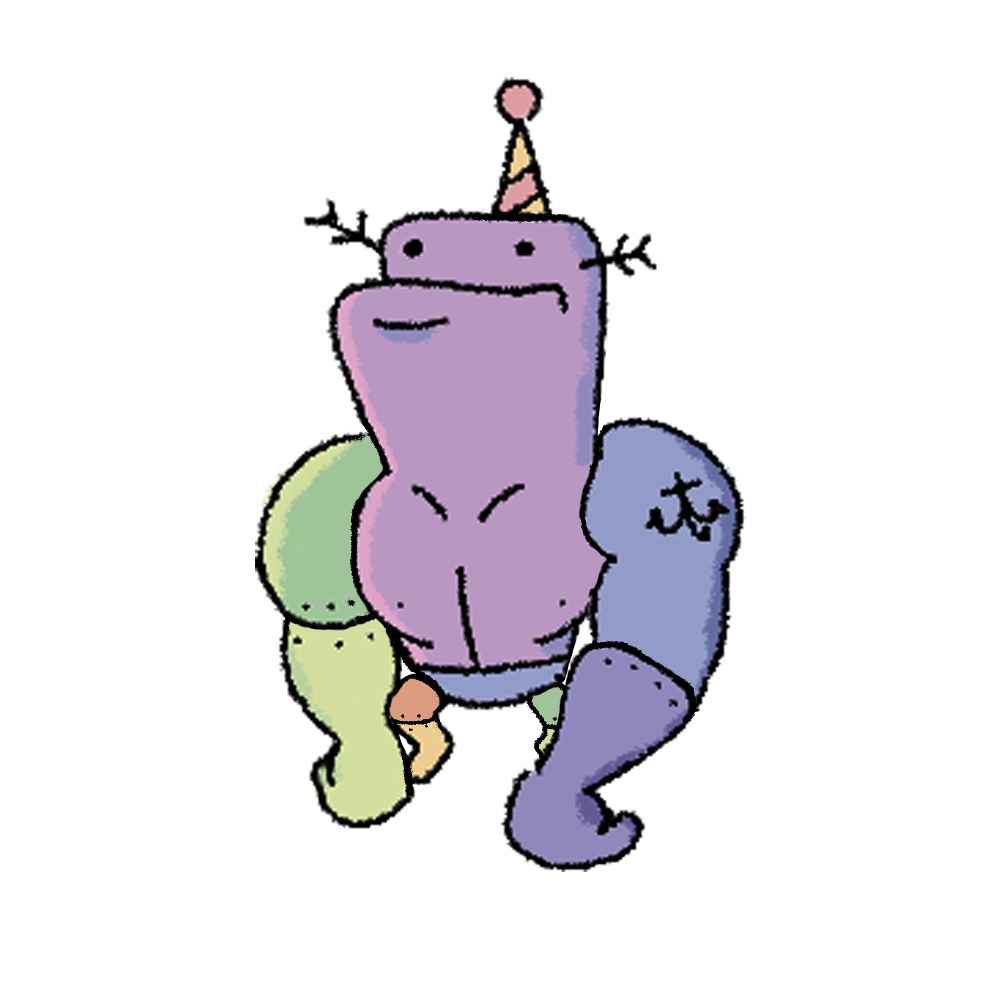
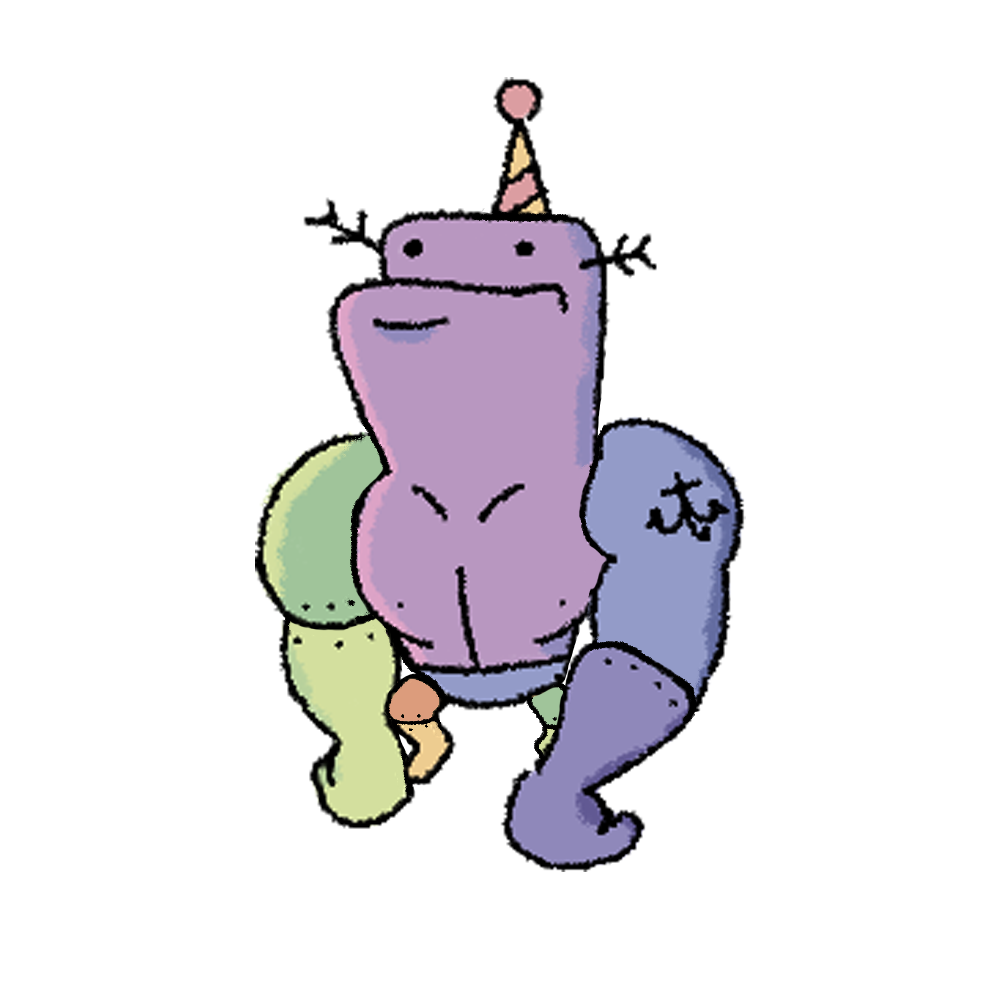
The second 1000×1000 image is a revision of the first. Changes to its layers:
moved "braço d" (2nd of 2) below "braço d" over [384, 680, 413, 783]
